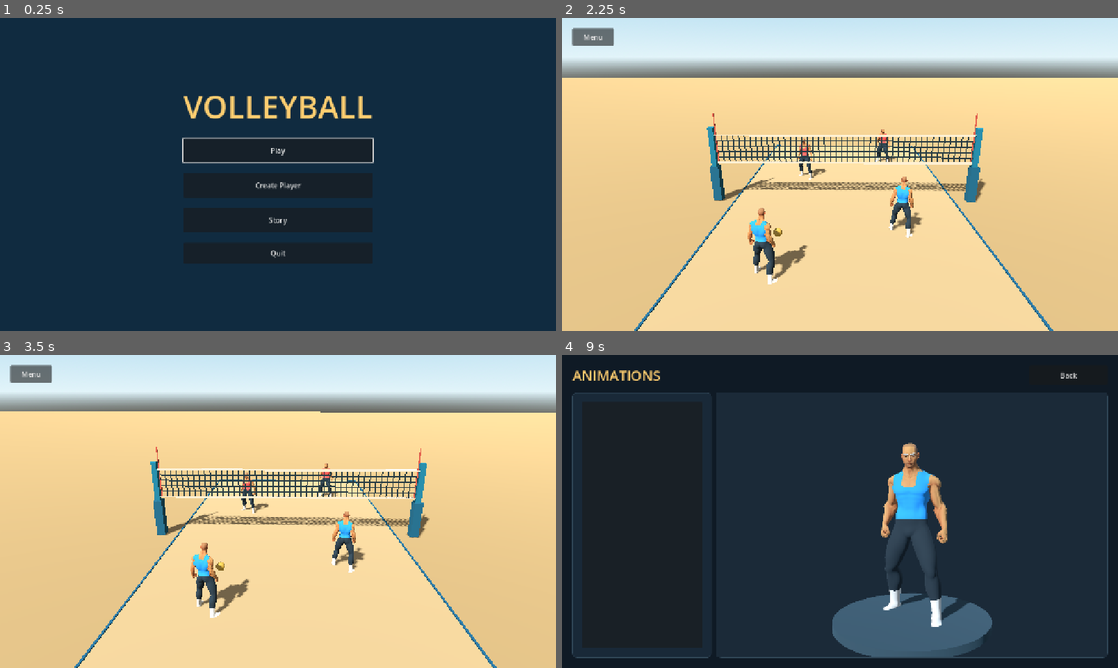
Above: before the commit, frames 1-4 (two rows, left to right).
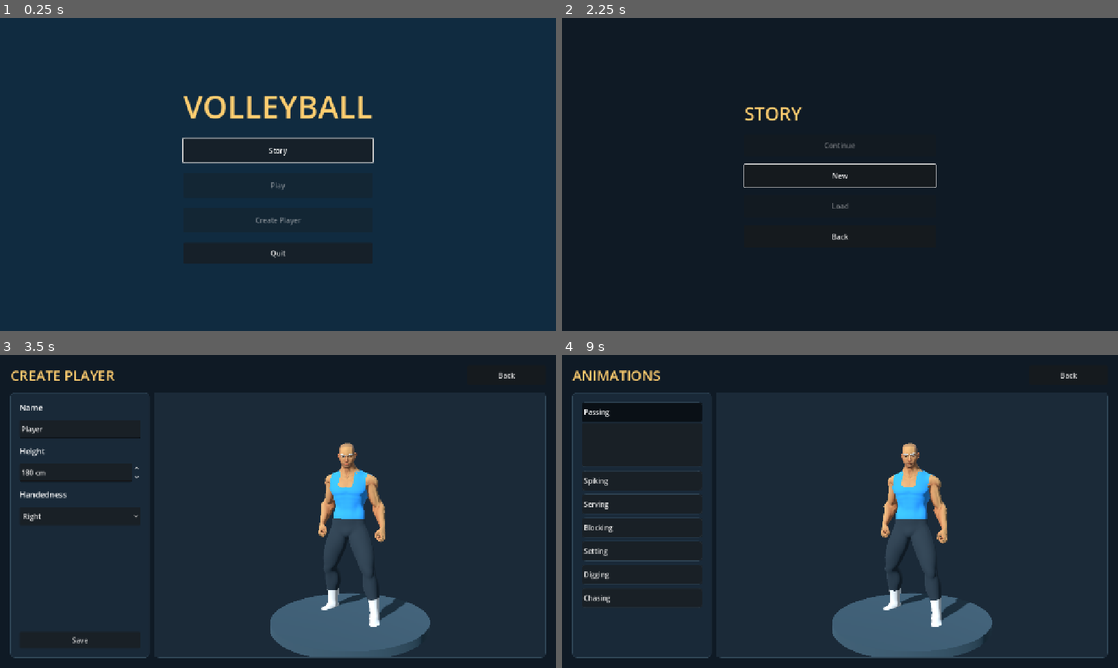
Above: after the commit, the same moments.

Repository: foreandr/volleyball
Game: Godot game, scene res://scenes/main.tscn
Same seed, same stepped clock (60 frames per second), same inputs: the game is played once before the commit and once after it.
Inputs (mouse positions are in pixels of both pictures, inside the frame that each line leads up to):
- Up to frame 1 (0.25 s): no input
- Up to frame 2 (2.25 s): click (840, 149) at 0.5 s, where only the run before the commit has a clickable "Play"; click "Menu" (after the commit: "Back") at 1.25 s; click (840, 149) at 2 s, where only the run before the commit has a clickable "Play"
- Up to frame 3 (3.5 s): click (278, 511) at 2.75 s, where only the run after the commit has a clickable "New"
- Up to frame 4 (9 s): click "Menu" (after the commit: "Back") at 3.5 s; click (840, 558) at 4.25 s, where only the run before the commit has a clickable "Story"; click "Back" at 5 s; click "Story" at 5.75 s; click "New" at 6.5 s; click "Back" at 7.25 s; click "New" at 8 s; click "Save" at 8.75 s

The runs differ from the first frame. In frame 1, 0.3% of the frame differs, in the area x 46-55%, y 41-67%; in frame 2, 100%, in the area x 0-100%, y 0-100%; in frame 3, 99%; in frame 4, 1.2%.

Commit message:
Prioritize Story menu and add seven empty volleyball animation panels

Diff:
--- a/scripts/main.gd
+++ b/scripts/main.gd
@@ -17,14 +17,16 @@
 	title.add_theme_color_override("font_color",Color("ffce70"))
 	column.add_child(title)
 	var play := Button.new()
+	play.name = "Play"
 	play.text = "Play"
+	play.disabled = true
 	play.custom_minimum_size.y = 56
 	play.pressed.connect(func(): get_tree().change_scene_to_file("res://scenes/court.tscn"))
 	column.add_child(play)
-	play.grab_focus()
 	var create := Button.new()
 	create.name = "Create"
 	create.text = "Create Player"
+	create.disabled = true
 	create.custom_minimum_size.y = 56
 	create.pressed.connect(func(): StorySession.cancel_creation(); get_tree().change_scene_to_file("res://scenes/create.tscn"))
 	column.add_child(create)
@@ -34,6 +36,8 @@
 	story.custom_minimum_size.y = 56
 	story.pressed.connect(func(): get_tree().change_scene_to_file("res://scenes/story.tscn"))
 	column.add_child(story)
+	column.move_child(story,1)
+	story.grab_focus()
 	var quit := Button.new()
 	quit.text = "Quit"
 	quit.custom_minimum_size.y = 48
--- a/scripts/story_animations.gd
+++ b/scripts/story_animations.gd
@@ -1,5 +1,10 @@
 extends "res://scripts/create.gd"
+const CATEGORIES := ["Passing","Spiking","Serving","Blocking","Setting","Digging","Chasing"]
 var animation_list: ItemList
+var category_panels: Dictionary = {}
+var animation_lists: Dictionary = {}
+var category_buttons: Dictionary = {}
+var selected_category := "Passing"
 
 func screen_title() -> String:
 	return "ANIMATIONS"
@@ -8,10 +13,46 @@
 	return StorySession.active.get("profile",Profile.load_profile()).duplicate(true)
 
 func build_controls(controls: VBoxContainer) -> void:
-	animation_list = ItemList.new()
-	animation_list.name = "AnimationList"
-	animation_list.size_flags_vertical = Control.SIZE_EXPAND_FILL
-	controls.add_child(animation_list)
+	var scroll := ScrollContainer.new()
+	scroll.size_flags_vertical = Control.SIZE_EXPAND_FILL
+	scroll.horizontal_scroll_mode = ScrollContainer.SCROLL_MODE_DISABLED
+	controls.add_child(scroll)
+	var sections := VBoxContainer.new()
+	sections.size_flags_horizontal = Control.SIZE_EXPAND_FILL
+	sections.add_theme_constant_override("separation",8)
+	scroll.add_child(sections)
+	var group := ButtonGroup.new()
+	for category in CATEGORIES:
+		var section := panel()
+		section.name = category+"Panel"
+		sections.add_child(section)
+		category_panels[category] = section
+		var content := VBoxContainer.new()
+		content.add_theme_constant_override("separation",4)
+		section.add_child(content)
+		var heading := Button.new()
+		heading.text = category
+		heading.name = category
+		heading.custom_minimum_size.y = 44
+		heading.toggle_mode = true
+		heading.button_group = group
+		heading.alignment = HORIZONTAL_ALIGNMENT_LEFT
+		heading.pressed.connect(select_category.bind(category))
+		content.add_child(heading)
+		category_buttons[category] = heading
+		var list := ItemList.new()
+		list.name = category+"Animations"
+		list.custom_minimum_size.y = 100
+		content.add_child(list)
+		animation_lists[category] = list
+	animation_list = animation_lists.Passing
+	select_category(selected_category)
+
+func select_category(category: String) -> void:
+	selected_category = category
+	for key in animation_lists:
+		animation_lists[key].visible = key == category
+		category_buttons[key].set_pressed_no_signal(key == category)
 
 func open_menu() -> void:
 	get_tree().change_scene_to_file("res://scenes/story.tscn")
